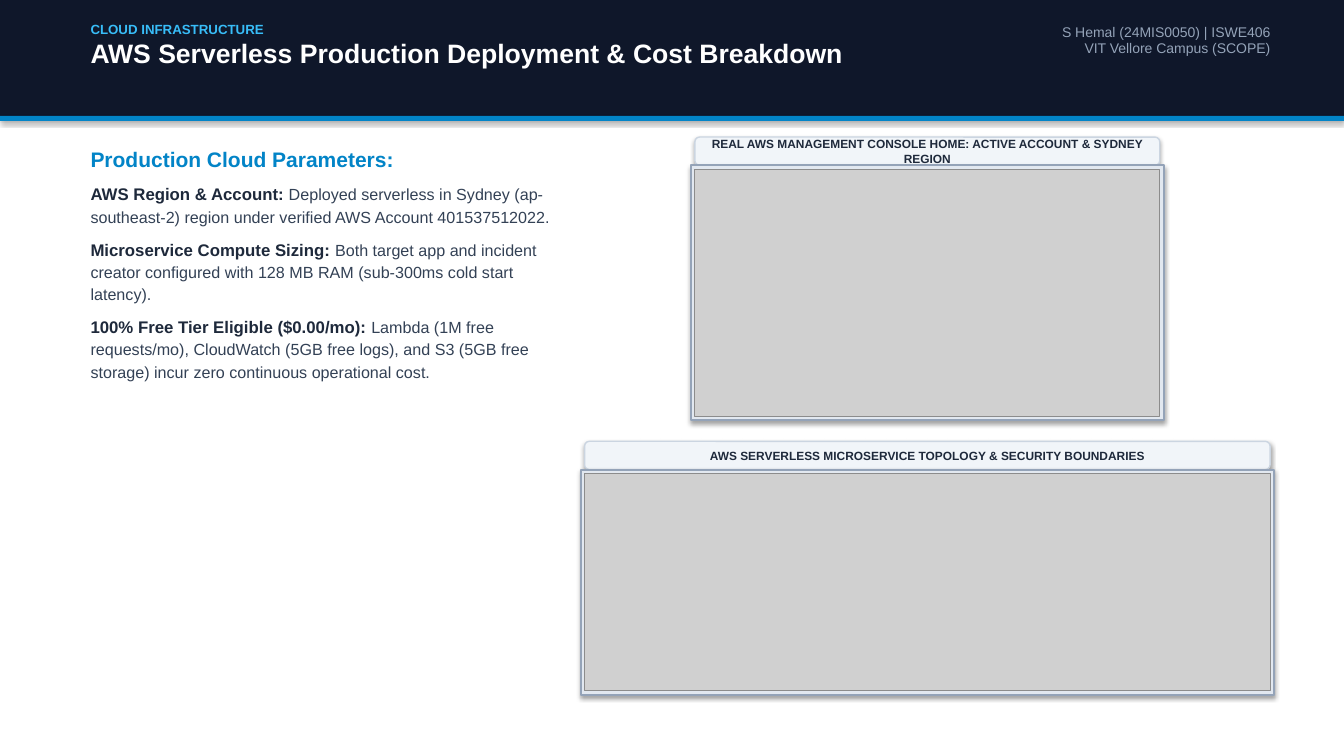
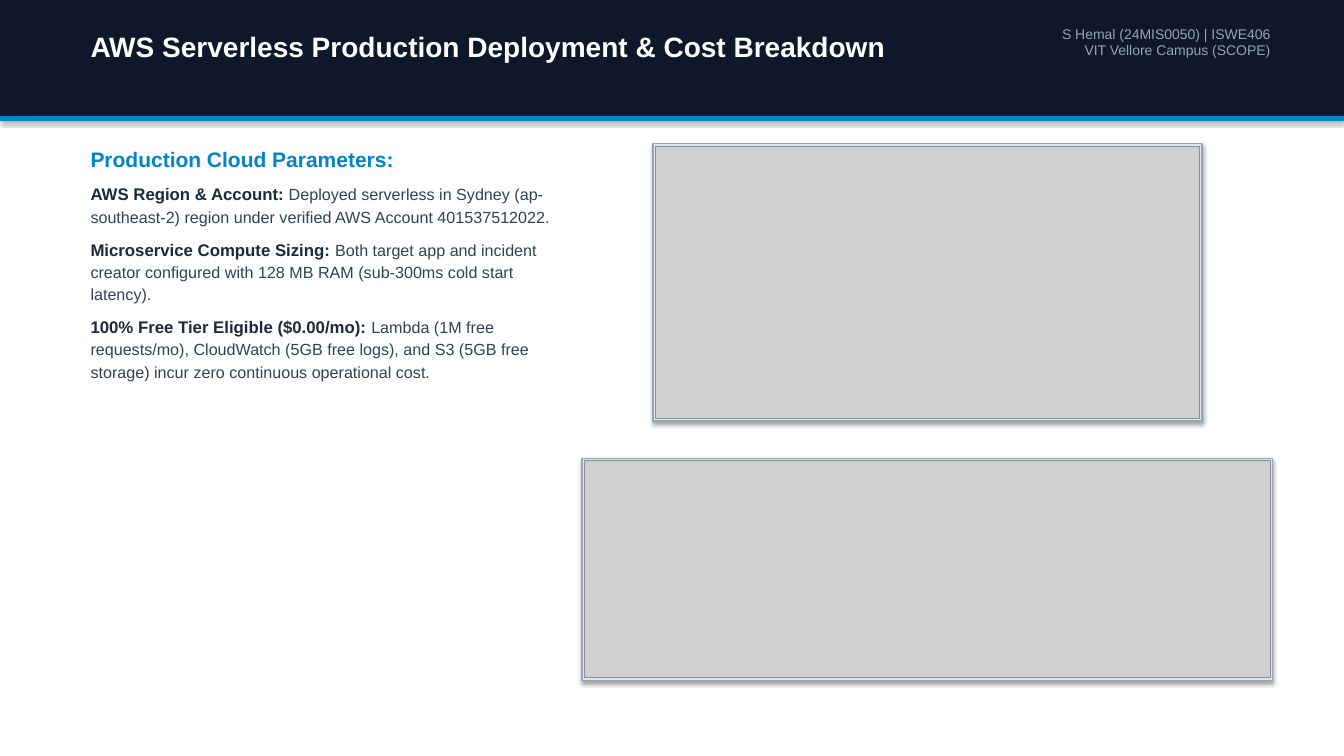
Before and after one commit to hemalexe/devopss-incident-watchdog, a slide deck: slide 14 of FlashMart_Incident_Watchdog_Application_Guide.pptx. Drawn at 1344x756 pixels with LibreOffice and Linux fonts; fonts in the diff are those of the drawing; grey boxes stand for pictures. Boxes give left, top, right and bottom in pixels: in the first picture for what was removed or moved away, otherwise in the second. Text is boxed around its words. In the diff, an @@ line names an element or a change of style, - is before the commit and + after.

Commit message:
fix(presentation): crop bottom taskbar tabs from real outputs and remove top side heading badges

```diff
--- a/FlashMart_Incident_Watchdog_Application_Guide.pptx
+++ b/FlashMart_Incident_Watchdog_Application_Guide.pptx
@@ text "AWS Serverless Production Deployment & ..." moved from (x1=91, y1=24, x2=842, y2=69) to (x1=91, y1=36, x2=885, y2=62) @@
@@ text "AWS Serverless Production Deployment & ..." at (x1=91, y1=36, x2=885, y2=62): size 19 to 20 pt @@
@@ text at (x1=91, y1=24, x2=263, y2=34): paragraph removed @@
-CLOUD INFRASTRUCTURE
@@ rectangle at (x1=652, y1=144, x2=1202, y2=421): outline #94A3B8 1.5 pt to #94A3B8 1.2 pt @@
@@ rectangle resized from (x1=691, y1=165, x2=1164, y2=420) to (x1=652, y1=144, x2=1202, y2=421) @@
@@ picture resized from (x1=695, y1=169, x2=1159, y2=416) to (x1=655, y1=146, x2=1200, y2=418) @@
@@ rounded rectangle removed at (x1=695, y1=137, x2=1159, y2=165) @@
-REAL AWS MANAGEMENT CONSOLE HOME: ACTIVE ACCOUNT & SYDNEY REGION
@@ rounded rectangle removed at (x1=585, y1=442, x2=1270, y2=470) @@
-AWS SERVERLESS MICROSERVICE TOPOLOGY & SECURITY BOUNDARIES
@@ rectangle moved from (x1=581, y1=470, x2=1274, y2=695) to (x1=583, y1=459, x2=1273, y2=681) @@
@@ rectangle at (x1=583, y1=459, x2=1273, y2=681): outline #94A3B8 1.5 pt to #94A3B8 1.2 pt @@
@@ picture moved from (x1=585, y1=474, x2=1270, y2=691) to (x1=585, y1=461, x2=1270, y2=678) @@
```
Also in this commit, not shown: 13 other slides changed, 12 other files.
